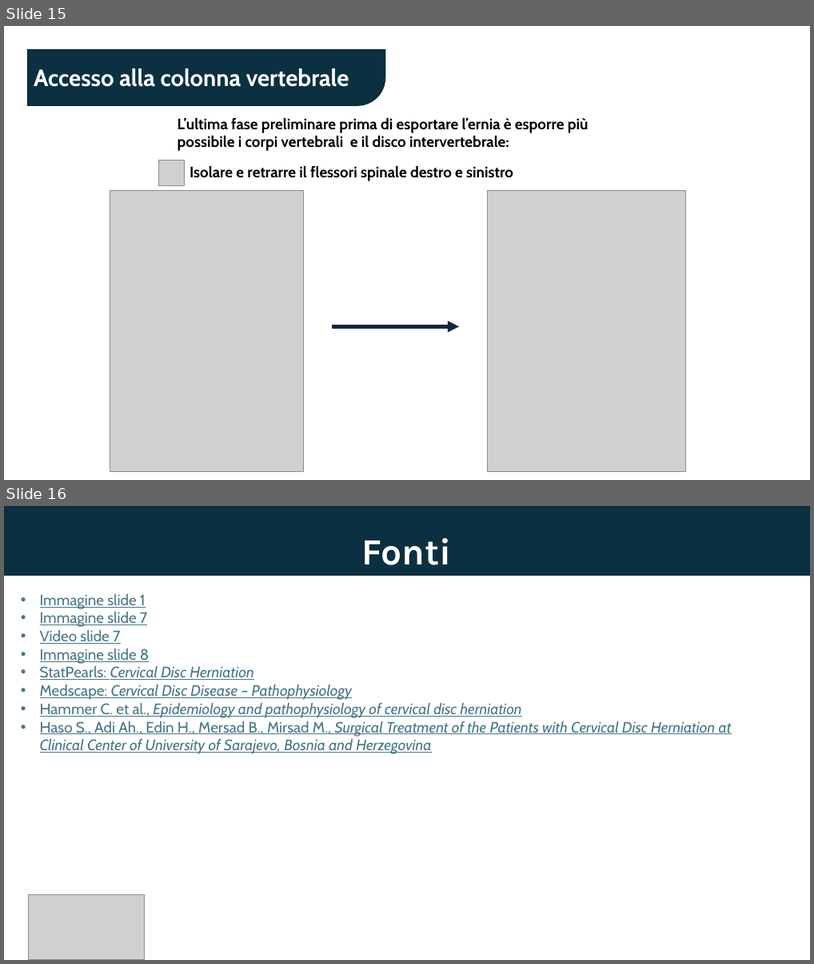
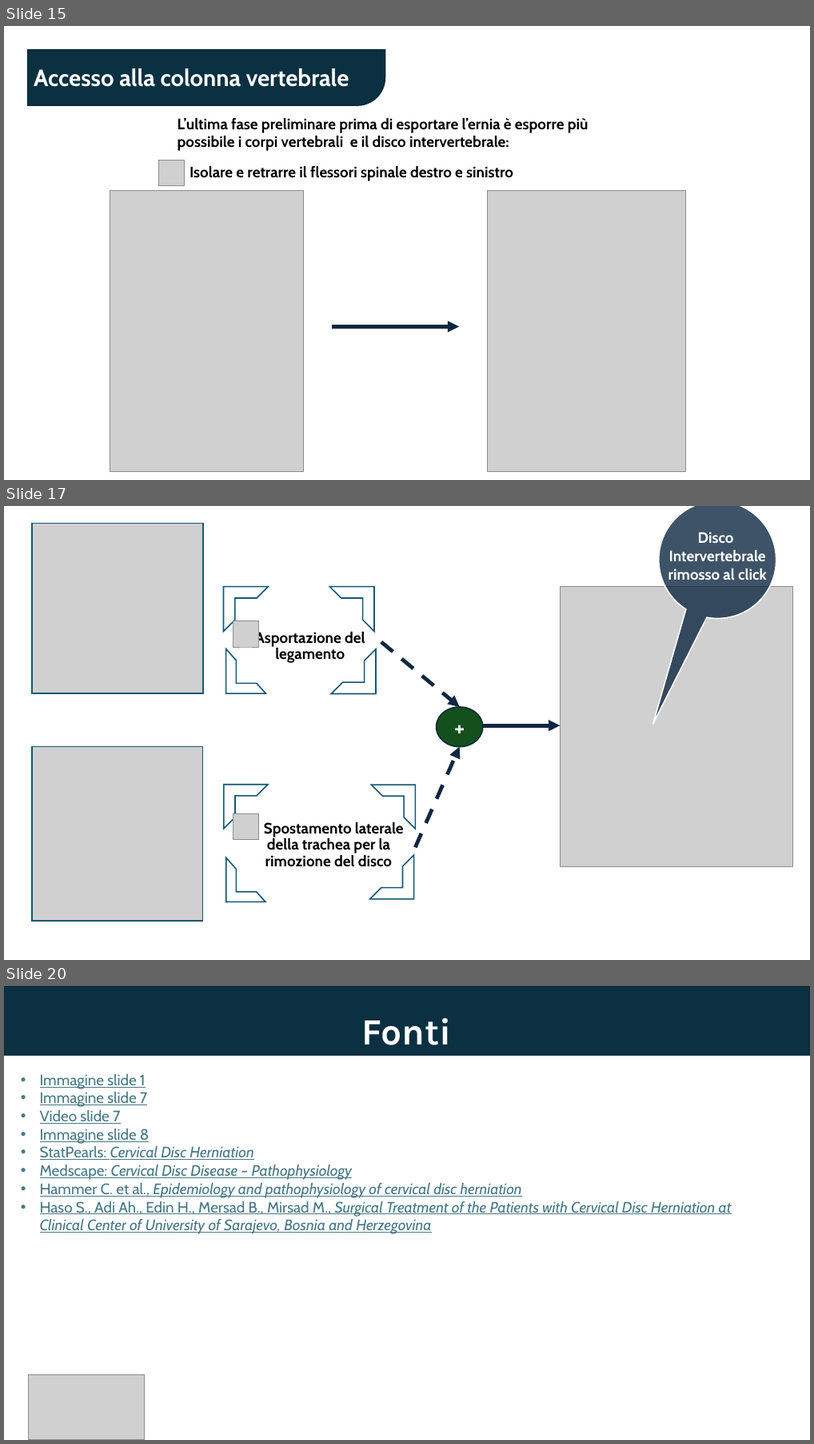
Before and after one commit to EmilioLeo/Project_AI2-virtual-interaction-with-digital-phantom-for-surgical-training, a slide deck: Progetto AI2.pptx. Shown one above the other, each under a label of ours: slides 15 and 16 before the commit, slides 15, 17 and 20 after it; the slides between them are not shown. The pictures are 814x964 and 814x1444 pixels, drawn with LibreOffice and Linux fonts; fonts in the diff are those of the drawing; grey boxes stand for pictures. Boxes give left, top, right and bottom in pixels: in the first picture for what was removed or moved away, otherwise in the second. Text is boxed around its words. In the diff, an @@ line names an element or a change of style, - is before the commit and + after.

```diff
--- a/Progetto AI2.pptx
+++ b/Progetto AI2.pptx
@@ slide 17 added at [4,506,810,960], background #FFFFFF @@
@@ speech bubble added at [638,506,798,640], fill #0E2841 at 80% opacity, outline #FFFFFF 1.5 pt @@
@@ text added at [669,532,767,580], 18 pt, text #FFFFFF, bold @@
+Disco
+Intervertebrale
+rimosso al click
@@ picture added at [561,587,794,867] @@
@@ picture added at [234,621,259,647] @@
@@ group added at [33,524,376,693]: 4 half frames, 1 picture, 1 text @@
+Asportazione del legamento
@@ arrow added from (382, 642) to (460, 707), #0E2841 4.5 pt dashed @@
@@ ellipse added at [437,707,483,747], fill #13501B, outline #092A39 1.5 pt, 28 pt, text #FFFFFF, bold @@
++
@@ arrow added from (483, 725) to (561, 725), #0E2841 4.5 pt @@
@@ arrow added from (415, 847) to (460, 747), #0E2841 4.5 pt dashed @@
@@ picture added at [234,813,259,840] @@
@@ group added at [33,747,415,921]: 4 half frames, 1 picture, 1 text @@
+Spostamento laterale della trachea per la rimozione del disco
@@ what was slide 16 is now slide 20 @@
```
Also in this commit, not shown: 3 other slides added.
